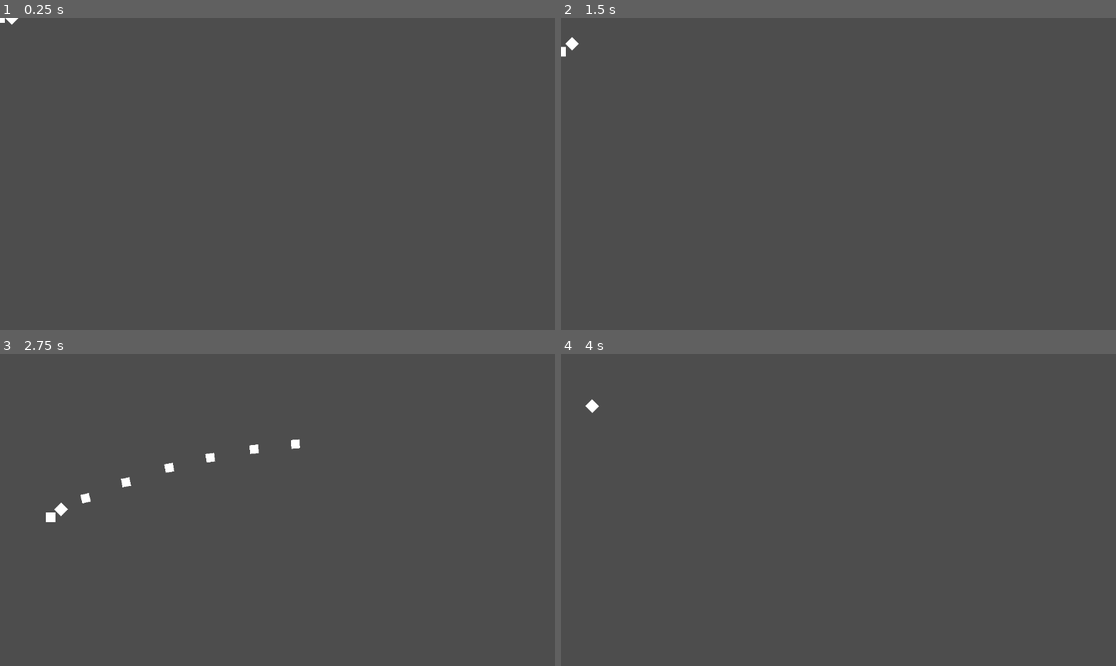
Above: before the commit, frames 1-4 (two rows, left to right).
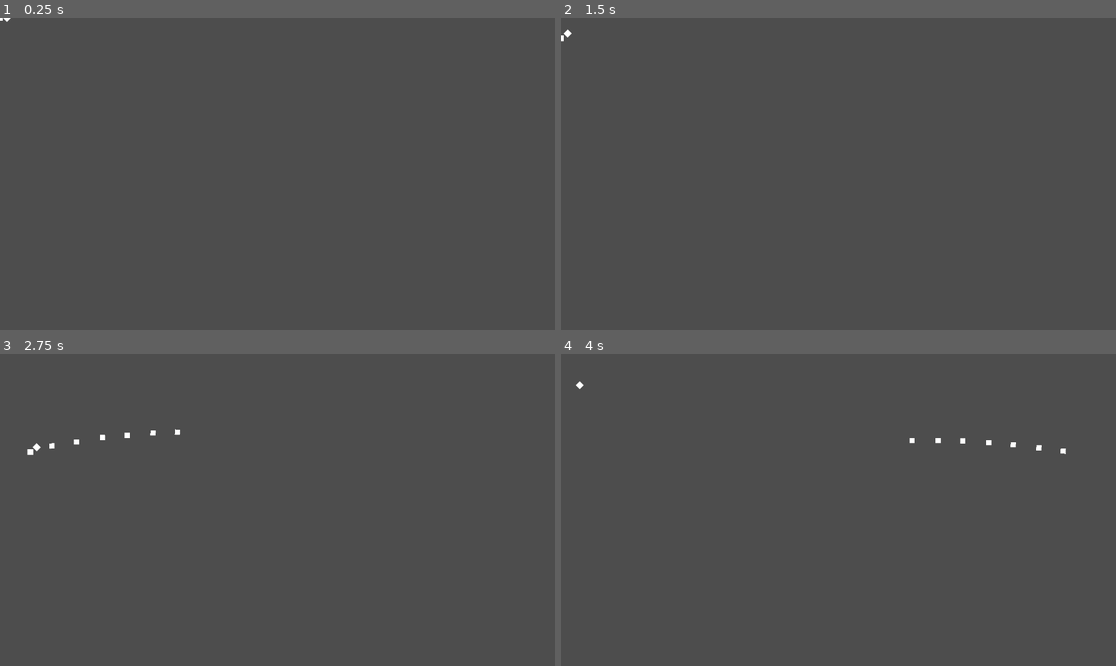
Above: after the commit, the same moments.

Repository: Neadyr/godot_sandbox
Game: Godot game, scene res://Clo.tscn
The game is run twice, just before and just after one commit, with the same random seed, the same clock (stepped at 60 frames per second) and the same inputs.
Inputs (mouse positions are in pixels of both pictures, inside the frame that each line leads up to):
- Up to frame 1 (0.25 s): no input
- Up to frame 2 (1.5 s): tap Enter at 0.5 s; move the mouse to (960, 158) at 0.52 s; hold Right (ui_right) 0.53-1.28 s; tap Space (dash) at 0.6, 1.25 s; move the mouse to (727, 189) at 1.27 s; hold Down (ui_down) from 1.28 s (still down); tap Shift (sprint) at 1.35 s
- Up to frame 3 (2.75 s): move the mouse to (333, 441) at 2.02 s; release Down (ui_down) at 2.03 s; press the mouse at (333, 441) at 2.03 s; hold Right (ui_right) from 2.03 s (still down)
- Up to frame 4 (4 s): move the mouse to (810, 572) at 2.77 s; release Right (ui_right) at 2.78 s; release the mouse at (810, 572) at 2.78 s; hold Up (ui_up) 2.78-3.53 s; tap Space (dash) at 2.85 s; move the mouse to (1005, 556) at 3.52 s; hold Left (ui_left) from 3.53 s (still down); tap Shift (sprint) at 3.6 s

The runs differ from the first frame. In frame 1, less than 0.1% of the frame differs, in the area x 0-4%, y 0-3%; in frame 2, 0.1%; in frame 3, 0.5%, in the area x 4-55%, y 24-54%; in frame 4, 0.2%.

Commit message:
Ui test
remise en jambe

Diff:
--- /dev/null
+++ b/Alex/MainMenu.tscn
@@ -0,0 +1,36 @@
+[gd_scene format=3 uid="uid://b34rxud3uxxwi"]
+
+[node name="MainMenu" type="Node2D"]
+
+[node name="VBoxContainer" type="VBoxContainer" parent="."]
+offset_right = 1920.0
+offset_bottom = 1080.0
+
+[node name="Label" type="Label" parent="VBoxContainer"]
+layout_mode = 2
+size_flags_vertical = 1
+text = "Jeu trop stylé"
+horizontal_alignment = 1
+vertical_alignment = 1
+
+[node name="Panel" type="Panel" parent="VBoxContainer"]
+layout_mode = 2
+
+[node name="VBoxContainer" type="VBoxContainer" parent="VBoxContainer/Panel"]
+layout_mode = 0
+offset_left = 784.0
+offset_top = 44.0
+offset_right = 1128.0
+offset_bottom = 289.0
+
+[node name="Button" type="Button" parent="VBoxContainer/Panel/VBoxContainer"]
+layout_mode = 2
+text = "nouvelle partie"
+
+[node name="Button2" type="Button" parent="VBoxContainer/Panel/VBoxContainer"]
+layout_mode = 2
+text = "option"
+
+[node name="Button3" type="Button" parent="VBoxContainer/Panel/VBoxContainer"]
+layout_mode = 2
+text = "quitter"
--- a/MainMenu.tscn
+++ /dev/null
@@ -1,3 +0,0 @@
-[gd_scene format=3 uid="uid://b34rxud3uxxwi"]
-
-[node name="MainMenu" type="Node2D"]
--- a/UI.tscn
+++ /dev/null
@@ -1,47 +0,0 @@
-[gd_scene format=3 uid="uid://c2uxnnbsdvnmu"]
-
-[node name="Ui" type="Node2D"]
-
-[node name="Button" type="Button" parent="."]
-offset_left = 449.0
-offset_top = 143.0
-offset_right = 513.0
-offset_bottom = 205.0
-text = "A"
-
-[node name="Button3" type="Button" parent="."]
-offset_left = 591.0
-offset_top = 143.0
-offset_right = 655.0
-offset_bottom = 205.0
-text = "C
-"
-
-[node name="Button2" type="Button" parent="."]
-offset_left = 520.0
-offset_top = 143.0
-offset_right = 584.0
-offset_bottom = 205.0
-text = "B"
-
-[node name="Label" type="Label" parent="."]
-offset_left = 588.0
-offset_top = 404.0
-offset_right = 631.0
-offset_bottom = 427.0
-size_flags_horizontal = 4
-text = "TITRE"
-horizontal_alignment = 1
-vertical_alignment = 1
-
-[node name="Panel" type="Panel" parent="."]
-offset_left = 99.0
-offset_top = 95.0
-offset_right = 351.0
-offset_bottom = 304.0
-
-[node name="VBoxContainer" type="VBoxContainer" parent="."]
-offset_left = 766.0
-offset_top = 206.0
-offset_right = 1010.0
-offset_bottom = 447.0
--- a/project.godot
+++ b/project.godot
@@ -14,6 +14,11 @@
 run/main_scene="res://Clo.tscn"
 config/features=PackedStringArray("4.4", "Forward Plus")
 config/icon="res://icon.svg"
+
+[display]
+
+window/size/viewport_width=1920
+window/size/viewport_height=1080
 
 [input]
 
